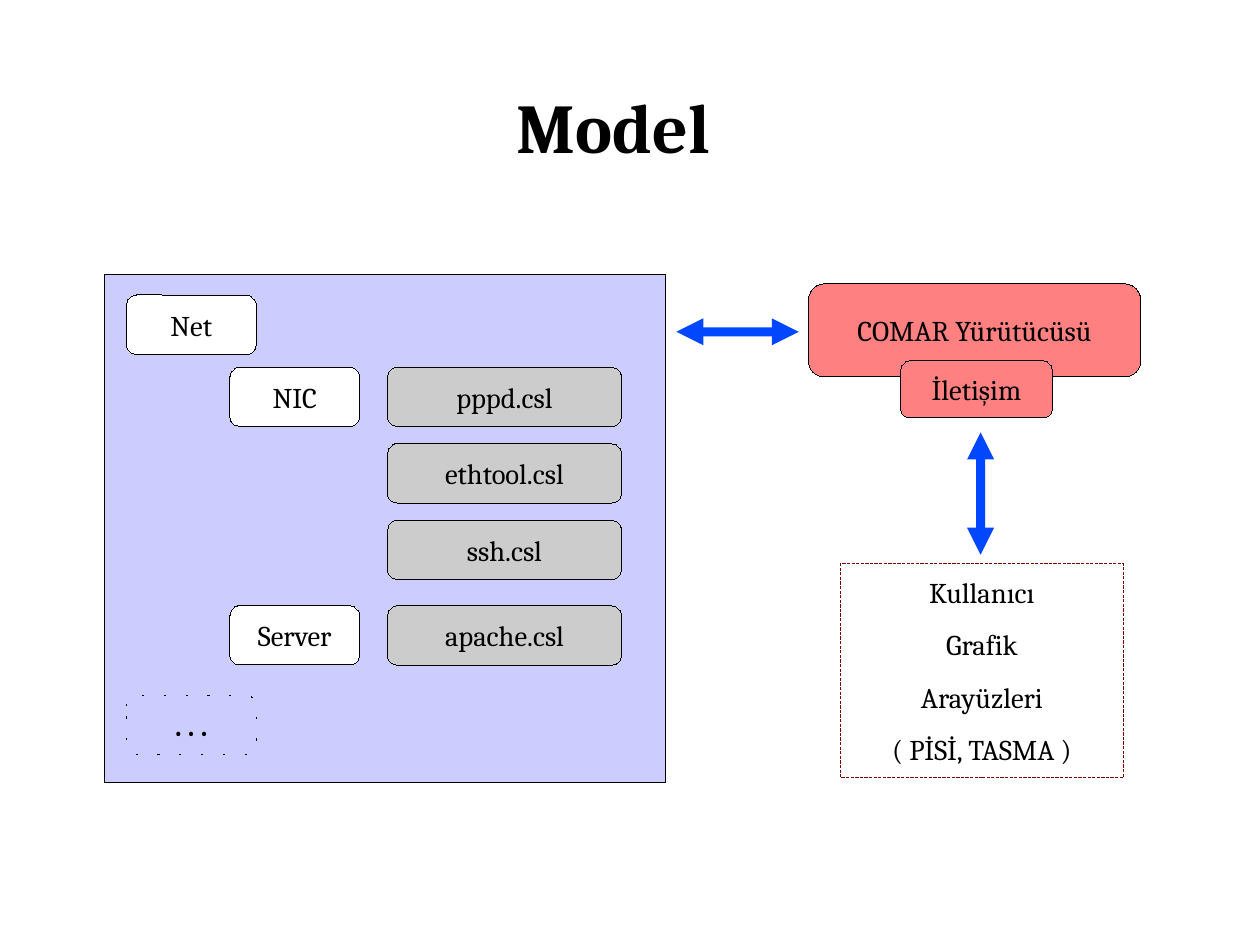
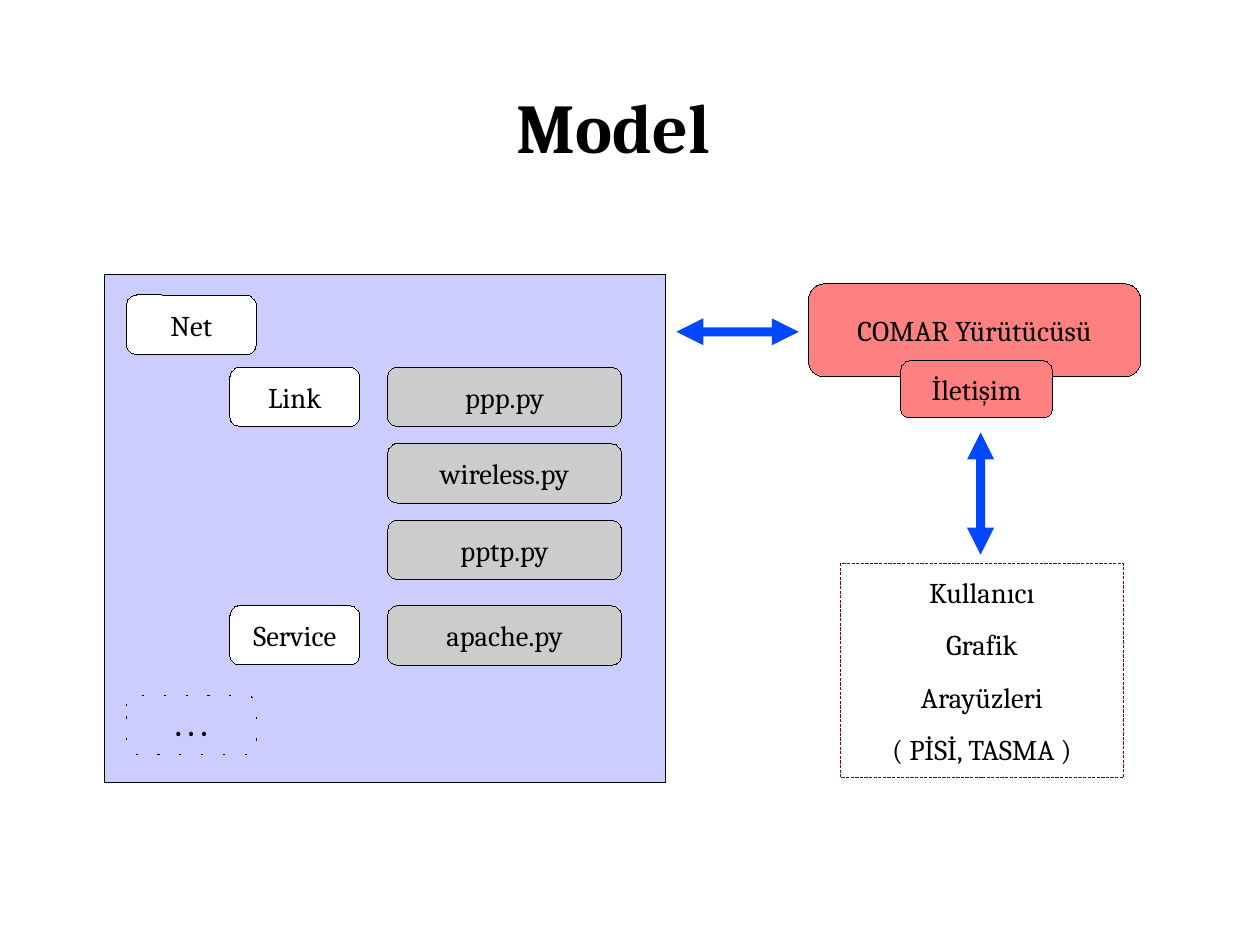
Before and after one commit to Pardus-Linux/COMAR, a slide deck: slide 7 of belgeler/temel-sunum.odp. Drawn at 1260x945 pixels with LibreOffice and Linux fonts; fonts in the diff are those of the drawing. Boxes give left, top, right and bottom in pixels: in the first picture for what was removed or moved away, otherwise in the second. Text is boxed around its words. In the diff, an @@ line names an element or a change of style, - is before the commit and + after.

```diff
--- a/belgeler/temel-sunum.odp
+++ b/belgeler/temel-sunum.odp
@@ text in rounded rectangle at (x1=268, y1=388, x2=321, y2=408): text changed @@
-NIC
+Link
@@ text in rounded rectangle at (x1=465, y1=394, x2=544, y2=414): text changed @@
-pppd.csl
+ppp.py
@@ text in rounded rectangle at (x1=440, y1=464, x2=569, y2=490): text changed @@
-ethtool.csl
+wireless.py
@@ text in rounded rectangle at (x1=460, y1=545, x2=548, y2=567): text changed @@
-ssh.csl
+pptp.py
@@ text in rounded rectangle at (x1=253, y1=626, x2=336, y2=647): text changed @@
-Server
+Service
@@ text in rounded rectangle at (x1=446, y1=626, x2=562, y2=652): text changed @@
-apache.csl
+apache.py
```
Also in this commit, not shown: 5 other slides changed, 4 slides added, 2 slides removed.
